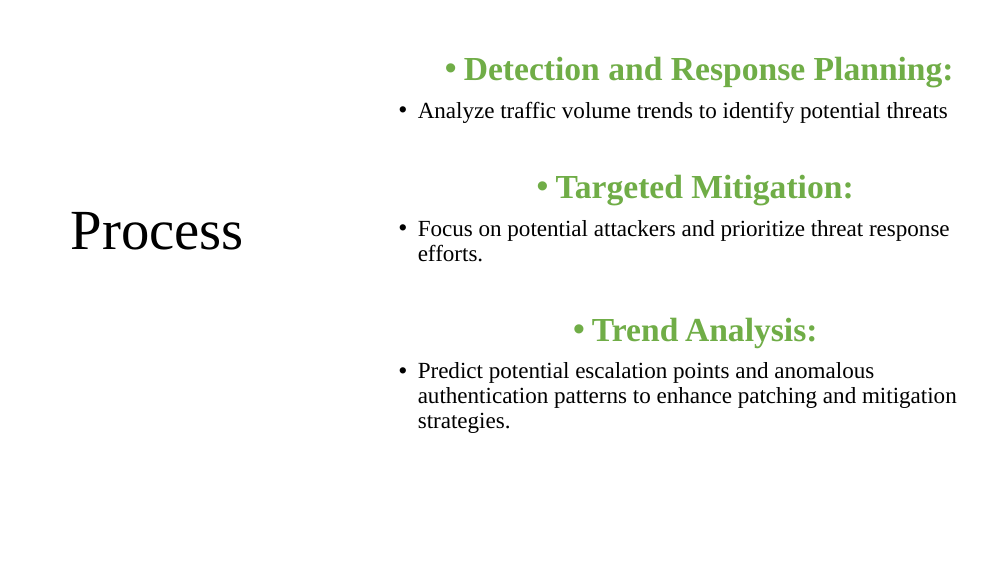
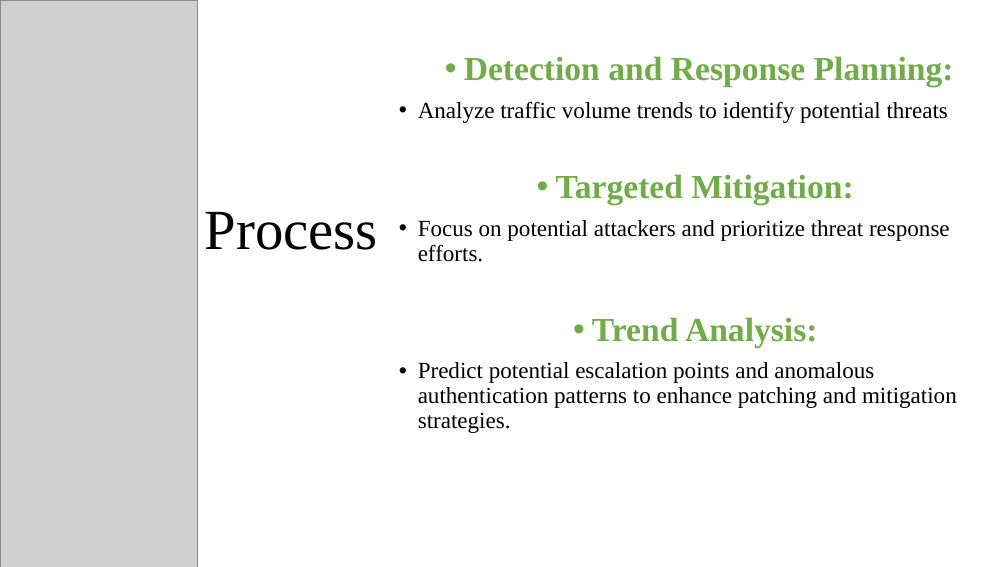
Before and after one commit to y4611676/Unanimous-Project, a slide deck: slide 9 of Enhance_network_security_by_analyzing_Inribo_synthetic_network_data_sets/Enhance_network_security_by_analyzing_Inribo_synthetic_network_data_sets.pptx (slide 6 before the commit). Drawn at 1008x567 pixels with LibreOffice and Linux fonts; fonts in the diff are those of the drawing; grey boxes stand for pictures. Boxes give left, top, right and bottom in pixels: in the first picture for what was removed or moved away, otherwise in the second. Text is boxed around its words. In the diff, an @@ line names an element or a change of style, - is before the commit and + after.

```diff
--- a/Enhance_network_security_by_analyzing_Inribo_synthetic_network_data_sets/Enhance_network_security_by_analyzing_Inribo_synthetic_network_data_sets.pptx
+++ b/Enhance_network_security_by_analyzing_Inribo_synthetic_network_data_sets/Enhance_network_security_by_analyzing_Inribo_synthetic_network_data_sets.pptx
@@ picture added at [0, 0, 197, 567] @@
@@ title "Process": place and size @@
-title "Process" at [71, 212, 244, 250]
+title "Process" at [205, 212, 378, 250]
```
Also in this commit, not shown: 5 other slides changed, 4 slides added, 2 other files.
